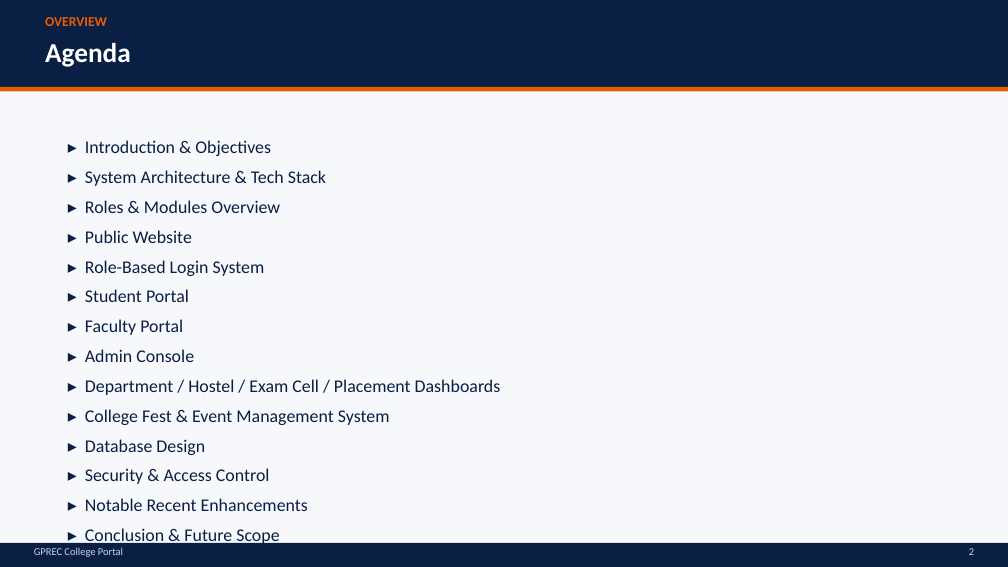
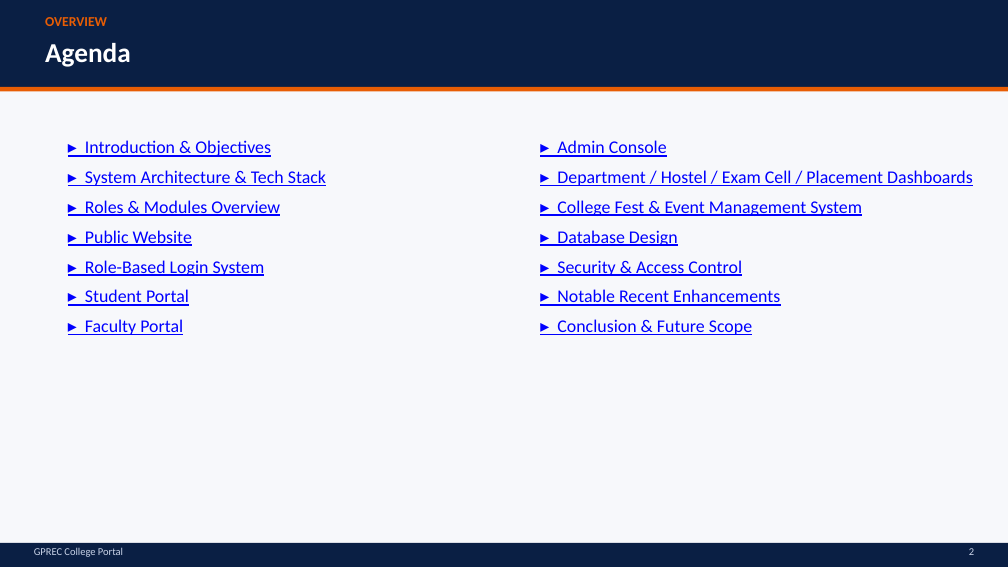
Before and after one commit to chandan0599/gprec, a slide deck: slide 2 of docs/GPREC_Portal_Presentation.pptx. Drawn at 1008x567 pixels with LibreOffice and Linux fonts; fonts in the diff are those of the drawing. Boxes give left, top, right and bottom in pixels: in the first picture for what was removed or moved away, otherwise in the second. Text is boxed around its words. In the diff, an @@ line names an element or a change of style, - is before the commit and + after.

```diff
--- a/docs/GPREC_Portal_Presentation.pptx
+++ b/docs/GPREC_Portal_Presentation.pptx
@@ text at (x1=85, y1=140, x2=326, y2=335): paragraphs removed @@
-▸ Introduction & Objectives
-▸ System Architecture & Tech Stack
-▸ Roles & Modules Overview
-▸ Public Website
-▸ Role-Based Login System
-▸ Student Portal
-▸ Faculty Portal
@@ text added at (x1=85, y1=140, x2=326, y2=335), 17 pt, text #0000FF, underline @@
+▸ Introduction & Objectives
+▸ System Architecture & Tech Stack
+▸ Roles & Modules Overview
+▸ Public Website
+▸ Role-Based Login System
+▸ Student Portal
+▸ Faculty Portal
@@ text "▸ Admin Console" moved from (x1=85, y1=140, x2=501, y2=511) to (x1=557, y1=140, x2=973, y2=335) @@
@@ text "▸ Admin Console" at (x1=557, y1=140, x2=973, y2=335): text colour #0A1F44 to #0000FF, underline on @@
```
Also in this commit, not shown: 7 other slides changed, 5 other files.
